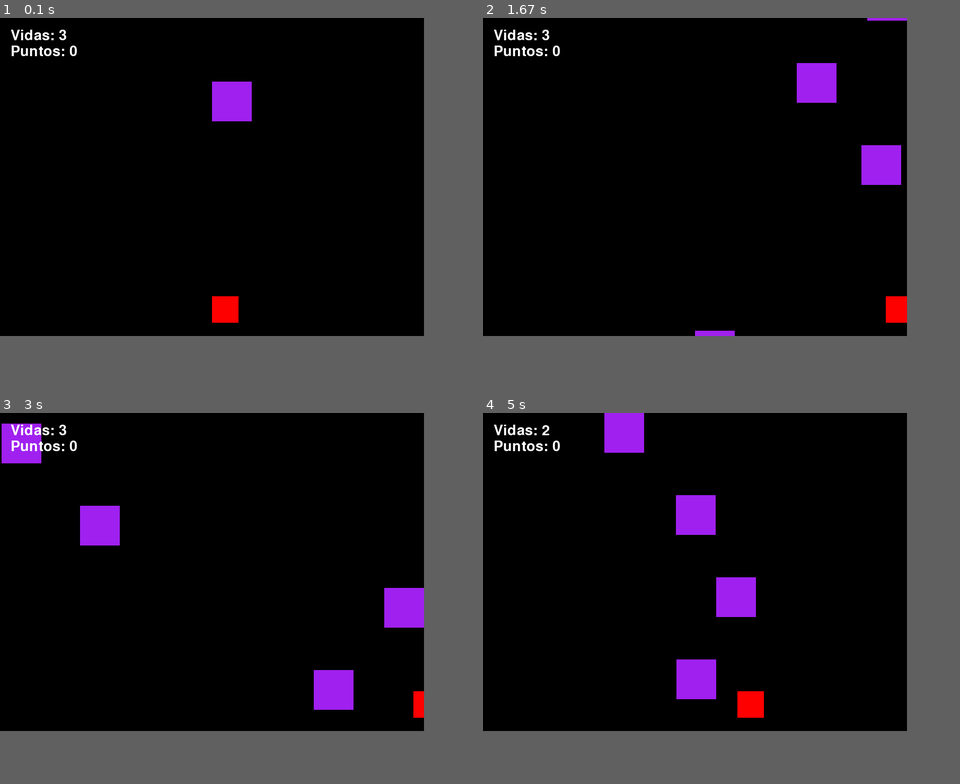
Above: before the commit, frames 1-4 (two rows, left to right).
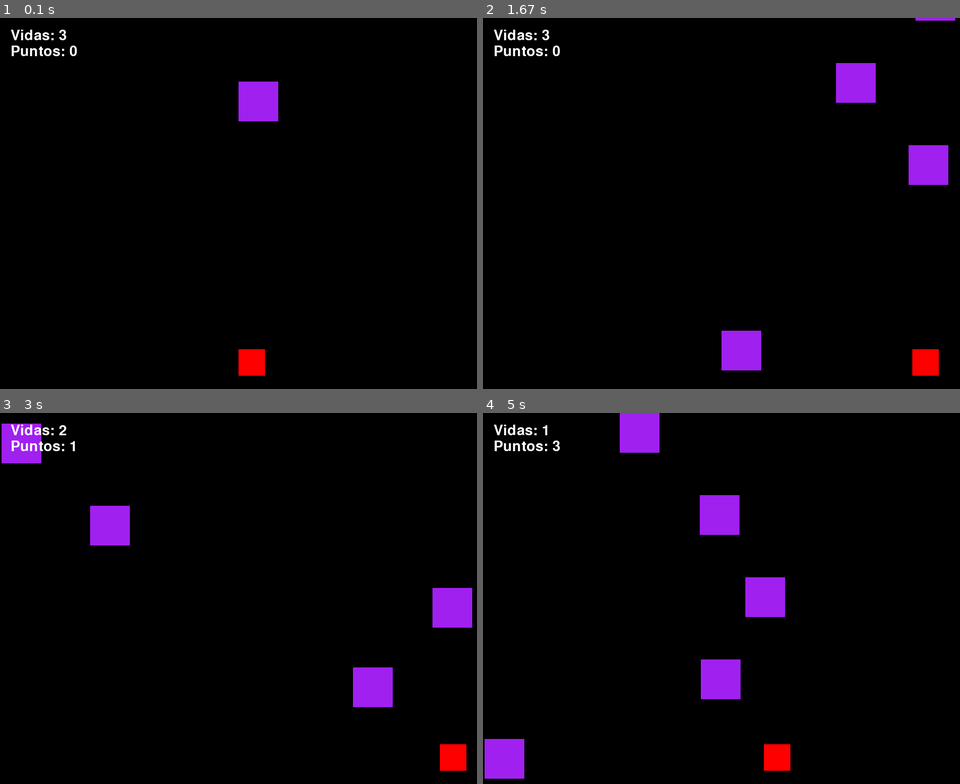
Above: after the commit, the same moments.

Repository: FRANCISCODANIEL03/Proyectos-PYTHON
Game: pygame game, started from JUEGO/pygame1.py
Two runs of this game, one before a commit and one after it. Both use one fixed random seed, a clock stepped at 60 frames per second and the inputs below.
Inputs:
- Up to frame 1 (0.1 s): no input
- Up to frame 2 (1.67 s): hold D 0.33-0.8 s; hold D 0.83-1.3 s; hold A from 1.33 s (still down)
- Up to frame 3 (3 s): release A at 1.87 s; hold A 1.9-2.3 s; hold D 2.33-2.97 s
- Up to frame 4 (5 s): hold A 3-3.47 s; hold D 4-4.47 s; hold A from 4.5 s (still down)
In our replay, the window is 800x600 before the commit and 900x700 after it. These sizes can differ from the game's own. Grey fills any space a smaller window leaves; there, only what the larger window draws over its background counts as a difference.

The runs differ from the first frame. In frame 1, 2.0% of the frame differs, in the area x 44-59%, y 17-97%; in frame 2, 5.3%; in frame 3, 4.6%; in frame 4, 5.9%, in the area x 0-65%, y 0-99%.

Commit message:
add points system

Diff:
--- a/JUEGO/pygame1.py
+++ b/JUEGO/pygame1.py
@@ -5,8 +5,8 @@
 
 pygame.init()
 
-ANCHO = 800
-ALTO = 600
+ANCHO = 900
+ALTO = 700
 VENTANA = pygame.display.set_mode([ANCHO,ALTO])
 FPS = 60
 FUENTE = pygame.font.SysFont("Comics Sans", 40)
@@ -68,7 +68,9 @@
 
         if pygame.Rect.colliderect(cubo.rect, enemigo.rect):
             vida -= 1
-            print(f"Te quedan {vida} vidas")
+            enemigos.remove(enemigo)
+        if enemigo.y + enemigo.alto > ALTO:
+            puntos += 1
             enemigos.remove(enemigo)
 
     VENTANA.blit(texto_vida,(20,20))
